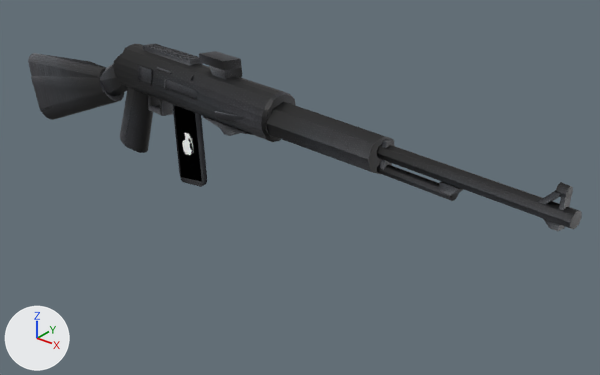
An edit to the glTF model PS1Logo3D.glb, drawn before and after from the same camera.
Rendered twice from a camera (50 mm lens) standing at (-746.0, 21.0, 58.0) and looking at (-881.0, 191.0, -47.0). The axes (+X, +Y, +Z) are drawn at lower left. The lights are the same throughout. The picture after the commit comes second. Both versions are drawn at frame 122 of the action 'ConeAction'; the numbers are the values there.
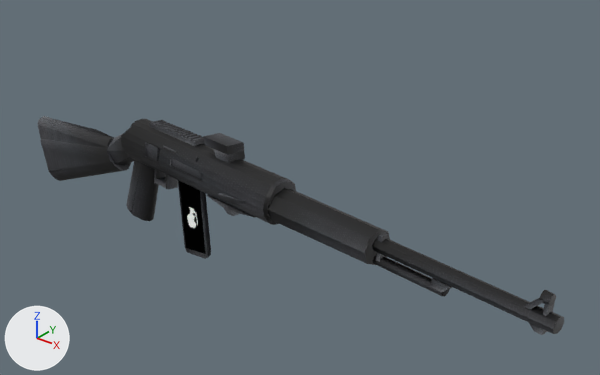
The change, as a list of edits to the scene's bpy script:
```text
Change ob_gövde:
    ob_gövde.location: (-910.0, 179.8, -20.1) -> (-910.0, 179.8, -44.7)
Change ob_cylinder_006:
    ob_cylinder_006.location: (-940.7, 182.4, -36.2) -> (-940.7, 182.4, -60.9)
Change ob_cylinder_005:
    ob_cylinder_005.location: (-964.8, 185.4, -37.0) -> (-964.8, 185.4, -61.6)
Change ob_cylinder_004:
    ob_cylinder_004.location: (-950.5, 184.7, -26.3) -> (-950.5, 184.7, -50.9)
Change ob_cylinder_003:
    ob_cylinder_003.location: (-796.4, 166.5, -12.7) -> (-796.4, 166.5, -37.4)
Change ob_cylinder_002:
    ob_cylinder_002.location: (-831.3, 170.0, -22.2) -> (-831.3, 170.0, -46.9)
Change ob_cylinder_001:
    ob_cylinder_001.location: (-817.7, 168.7, -17.9) -> (-817.7, 168.7, -42.5)
Change ob_cylinder:
    ob_cylinder.location: (-858.6, 173.7, -19.5) -> (-858.6, 173.7, -44.2)
Change ob_cube_014:
    ob_cube_014.location: (-890.1, 171.7, -21.5) -> (-890.1, 171.7, -46.1)
Change ob_cube_012:
    ob_cube_012.location: (-920.2, 176.7, -15.8) -> (-920.2, 176.7, -40.5)
Change ob_cube_011:
    ob_cube_011.location: (-912.9, 173.4, -18.9) -> (-912.9, 173.4, -43.5)
Change ob_cube_010:
    ob_cube_010.location: (-840.3, 171.5, -18.8) -> (-840.3, 171.5, -43.5)
Change ob_cube_009:
    ob_cube_009.location: (-893.0, 176.8, -27.6) -> (-893.0, 176.8, -52.2)
Change ob_cube_008:
    ob_cube_008.location: (-892.0, 176.8, -26.5) -> (-892.0, 176.8, -51.1)
Change ob_cube_007:
    ob_cube_007.location: (-925.3, 181.3, -28.3) -> (-925.3, 181.3, -53.0)
Change ob_cube_006:
    ob_cube_006.location: (-913.7, 178.9, -37.5) -> (-913.7, 178.9, -62.2)
Change ob_cube_005:
    ob_cube_005.location: (-922.8, 182.5, -13.2) -> (-922.8, 182.5, -37.8)
Change ob_cube_004:
    ob_cube_004.location: (-900.5, 180.0, -10.0) -> (-900.5, 180.0, -34.6)
Change ob_cube_003:
    ob_cube_003.location: (-797.5, 166.0, -19.7) -> (-797.5, 166.0, -44.4)
Change ob_cube_002:
    ob_cube_002.location: (-795.9, 166.3, -14.9) -> (-795.9, 166.3, -39.6)
Change ob_cube_017:
    ob_cube_017.location: (-799.0, 166.6, -15.2) -> (-799.0, 166.6, -39.8)
Change ob_cube_018:
    ob_cube_018.location: (-822.4, 169.0, -20.8) -> (-822.4, 169.0, -45.4)
Change ob_apple:
    ob_apple.location: (-910.7, 178.7, -34.9) -> (-910.7, 178.7, -59.6)
```

Changed parts and their boxes (x1, y1, x2, y2) in the pictures (600 x 375 px):
'gövde', moved: before (113, 44, 296, 142); after (121, 119, 296, 225)
'Cylinder', moved: before (266, 102, 395, 174); after (267, 188, 390, 265)
'Cylinder.005', moved: before (28, 53, 124, 120); after (38, 116, 131, 181)
'Cylinder.001', moved: before (376, 144, 582, 229); after (372, 237, 564, 334)
'Cylinder.006', moved: before (120, 87, 153, 153); after (127, 160, 159, 221)
'apple', moved: before (174, 106, 201, 181); after (179, 181, 206, 254)
'Cube.004', moved: before (199, 51, 242, 80); after (203, 133, 245, 163)
'Cylinder.002', moved: before (377, 164, 459, 201); after (373, 255, 450, 297)
'Cube.006', moved: before (173, 105, 207, 187); after (178, 180, 211, 259)
'Cube.005', moved: before (143, 44, 203, 66); after (149, 120, 205, 146)
'Cube.011', moved: before (138, 65, 197, 100); after (145, 142, 201, 180)
'Cylinder.004', moved: before (100, 63, 128, 96); after (108, 134, 134, 165)
'Cube.007', moved: before (148, 95, 173, 116); after (154, 170, 178, 190)
'Cube.008', moved: before (202, 116, 254, 135); after (206, 195, 255, 217)
'Cylinder.003', moved: before (555, 182, 573, 199); after (539, 290, 556, 306)
'Cube.018', moved: before (439, 181, 463, 196); after (431, 278, 452, 292)
'Cube.014', moved: before (214, 111, 242, 122); after (218, 193, 245, 205)
'Cube.010', moved: before (380, 139, 394, 169); after (376, 233, 389, 262)
'Cube.017', moved: before (538, 190, 561, 204); after (523, 297, 544, 309)
'Cube.003', moved: before (544, 219, 565, 231); after (529, 323, 548, 335)
'Cube.002', moved: before (559, 195, 572, 210); after (543, 302, 555, 316)
'Cube.009', moved: before (220, 128, 239, 136); after (224, 208, 239, 216)
'Cube.012', moved: before (156, 67, 172, 74); after (163, 145, 177, 153)
